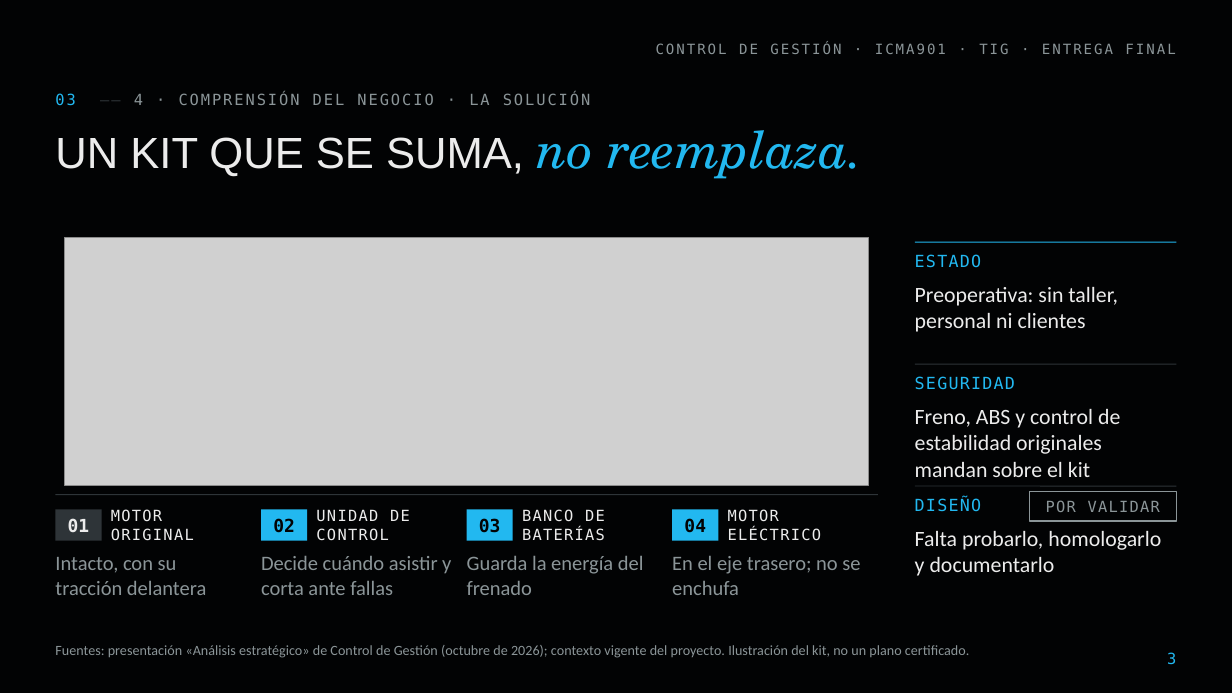
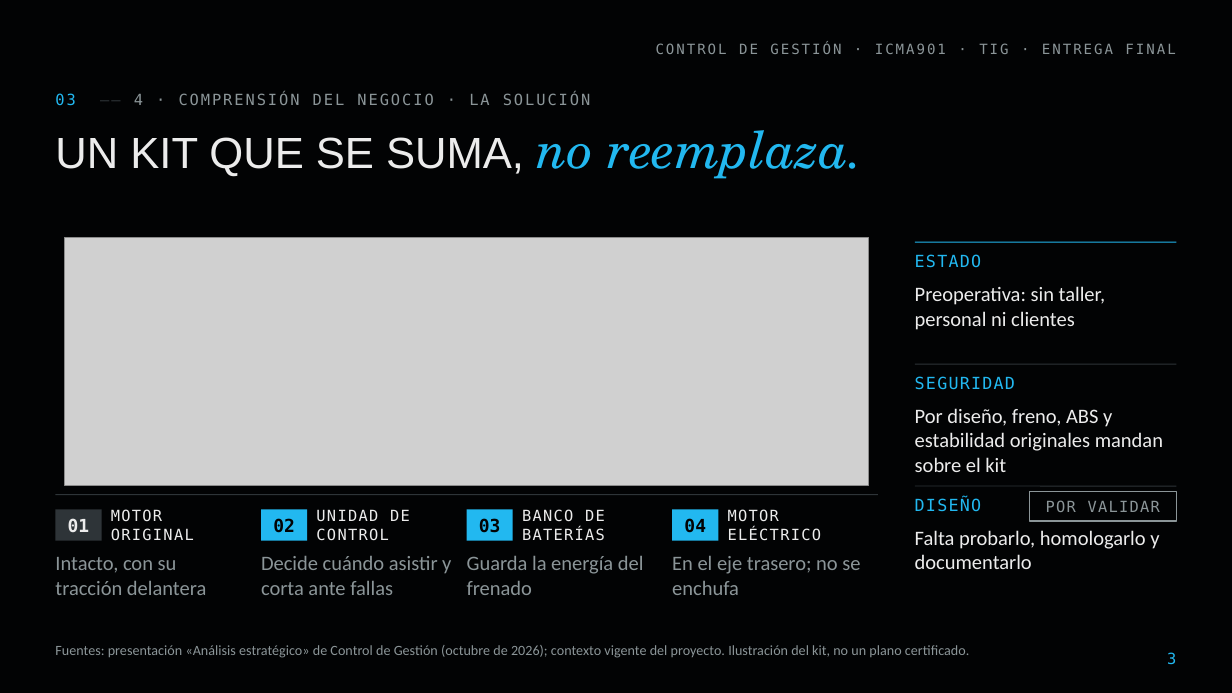
Before and after one commit to diegoaam0109-ux/lumine, a slide deck: slide 3 of tig-final/Lumine_TIG_Final_Control_de_Gestion.pptx. Drawn at 1232x693 pixels with LibreOffice and Linux fonts; fonts in the diff are those of the drawing; grey boxes stand for pictures; background and template pictures are left out. Boxes give left, top, right and bottom in pixels: in the first picture for what was removed or moved away, otherwise in the second. Text is boxed around its words. In the diff, an @@ line names an element or a change of style, - is before the commit and + after.

```diff
--- a/tig-final/Lumine_TIG_Final_Control_de_Gestion.pptx
+++ b/tig-final/Lumine_TIG_Final_Control_de_Gestion.pptx
@@ text "Preoperativa: sin taller, personal ni ..." at box(915, 286, 1105, 330): size 17 to 16 pt @@
@@ text at box(915, 408, 1163, 472): text changed; size 17 to 16 pt @@
-Freno, ABS y control de estabilidad originales mandan sobre el kit
+Por diseño, freno, ABS y estabilidad originales mandan sobre el kit
@@ text "Falta probarlo, homologarlo y documentarlo" at box(915, 530, 1159, 569): size 17 to 16 pt @@
```
Also in this commit, not shown: 8 other slides changed, 13 other files.
